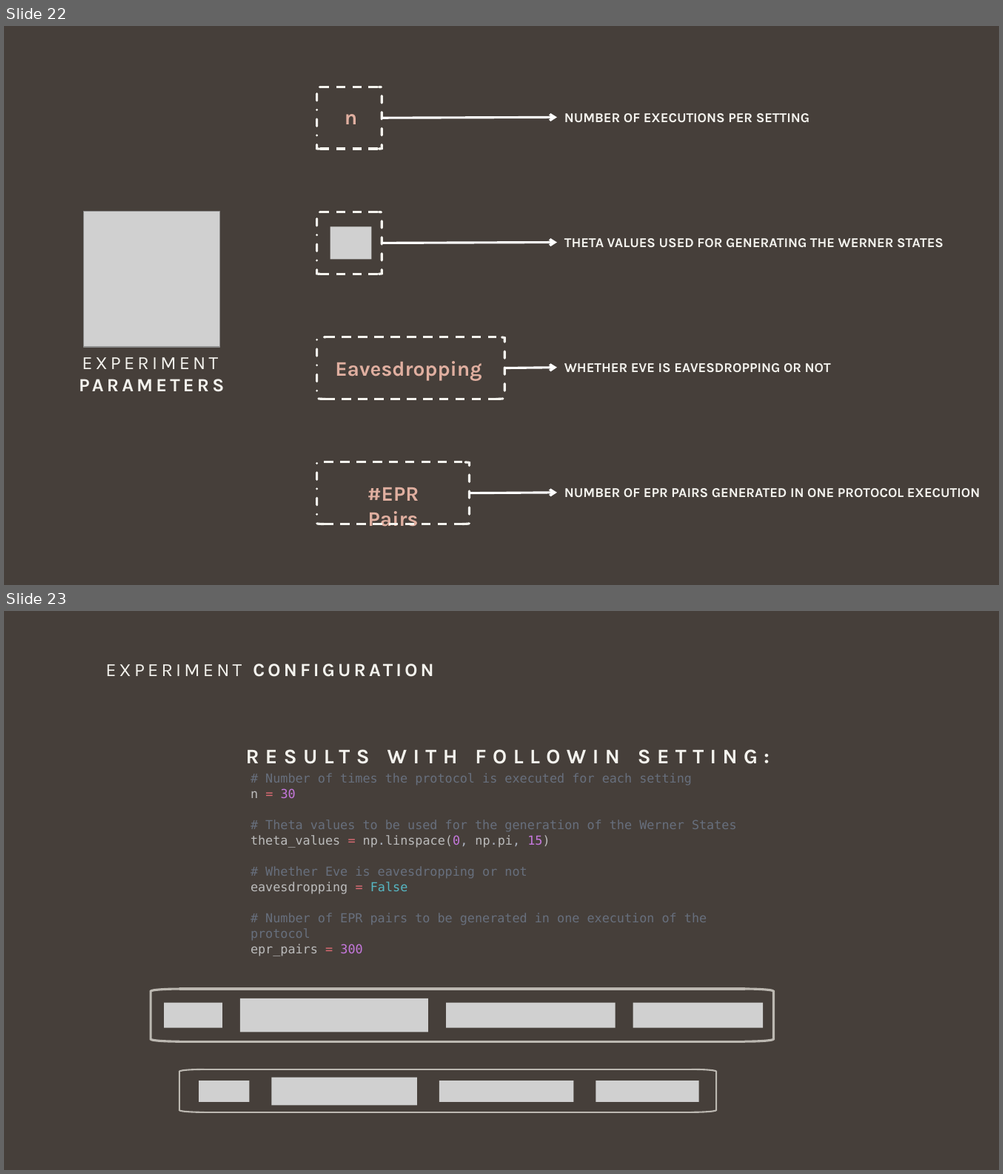
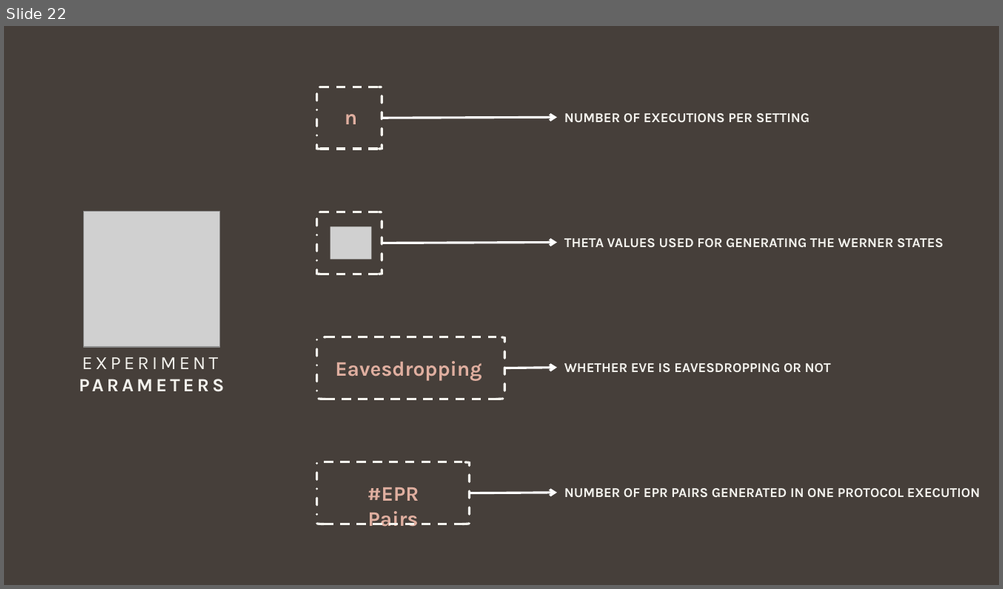
Before and after one commit to giovanniligato/E91-Protocol, a slide deck: Slides/E91 Protocol.pptx. Shown one above the other, each under a label of ours: slides 22 and 23 before the commit, slide 22 after it. The pictures are 1003x1174 and 1003x589 pixels, drawn with LibreOffice and Linux fonts; fonts in the diff are those of the drawing; grey boxes stand for pictures. Boxes give left, top, right and bottom in pixels: in the first picture for what was removed or moved away, otherwise in the second. Text is boxed around its words. In the diff, an @@ line names an element or a change of style, - is before the commit and + after.

```diff
--- a/Slides/E91 Protocol.pptx
+++ b/Slides/E91 Protocol.pptx
@@ slide 23 removed at [4, 611, 999, 1170], background #463F3A @@
@@ text removed at [4, 654, 591, 684] @@
-EXPERIMENT CONFIGURATION
@@ text removed at [246, 749, 769, 764] @@
-RESULTS WITH FOLLOWIN SETTING:
@@ text removed at [250, 773, 737, 957] @@
-# Number of times the protocol is executed for each setting
-n = 30
-# Theta values to be used for the generation of the Werner States
-theta_values = np.linspace(0, np.pi, 15)
-# Whether Eve is eavesdropping or not
-eavesdropping = False
-# Number of EPR pairs to be generated in one execution of the protocol
-epr_pairs = 300
@@ group removed at [164, 999, 762, 1033]: 4 pictures @@
@@ group removed at [151, 989, 774, 1042]: 2 left brackets, 2 lines @@
@@ group removed at [179, 1070, 716, 1113]: 4 pictures, 2 left brackets, 2 lines @@
```
Also in this commit, not shown: 5 slides changed, 9 slides added, 21 other slides removed.
